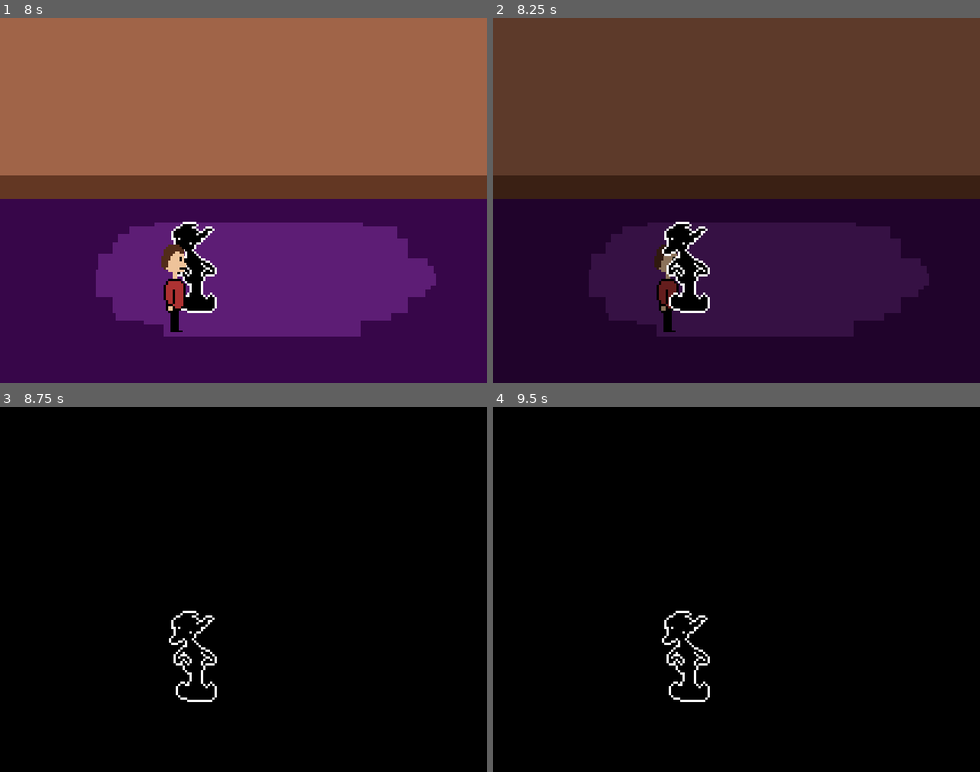
Above: before the commit, frames 1-4 (two rows, left to right).
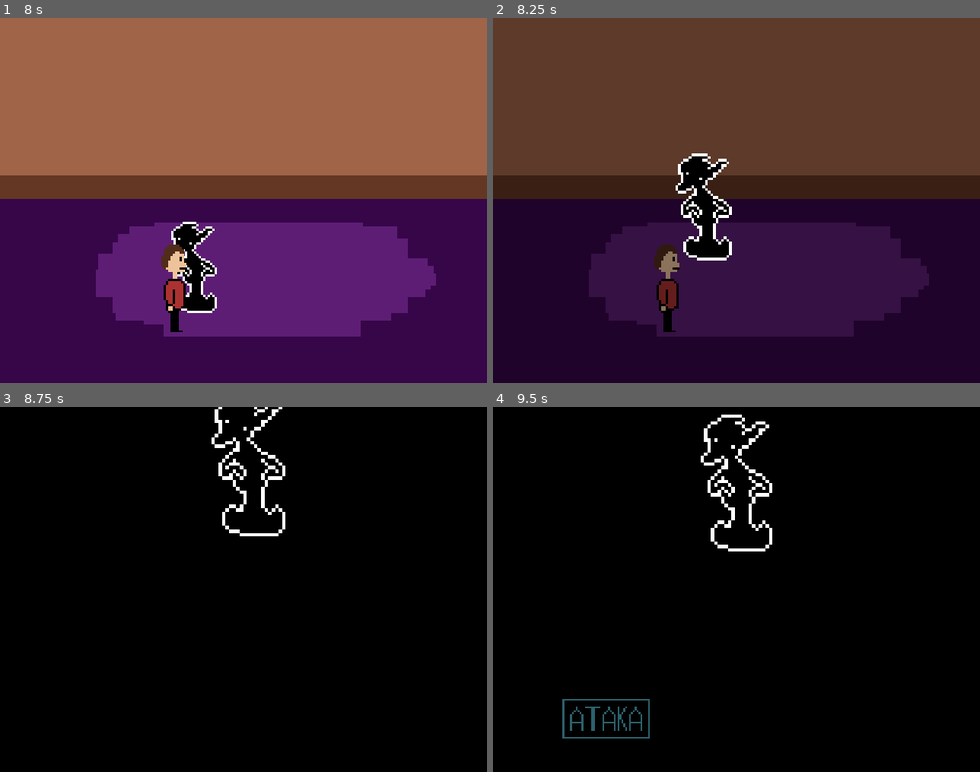
Above: after the commit, the same moments.

Repository: KaratiNOZ/GODOT-Prikol
Game: Godot game, scene res://scenes/home_bedroom.tscn
The game is run twice, just before and just after one commit, with the same random seed, the same clock (stepped at 60 frames per second) and the same inputs.
Inputs:
- Up to frame 1 (8 s): tap Enter at 0.5, 2, 5.75 s; hold Z (Z) 0.53-1.28 s; hold Up (arrow_up) 0.53-2.03 s; tap Space at 1.25, 3.5 s; tap Z (Z) every 1.5 s from 1.35 to 7.35 s; hold Z (Z) 2.03-2.78 s; hold Left (arrow_left) 2.03-3.53 s; hold Down (arrow_down) 3.53-4.28 s; hold Z (Z) 3.53-4.28 s; hold Right (arrow_right) 4.28-5.03 s; hold Up (arrow_up) 5.03-5.78 s; hold Z (Z) 5.03-5.78 s; hold Right (arrow_right) from 5.78 s (still down); hold Z (Z) 6.53-7.28 s
- Up to frame 2 (8.25 s): release Right (arrow_right) at 8.03 s; hold Down (arrow_down) from 8.03 s (still down); hold Z (Z) from 8.03 s (still down)
- Up to frame 3 (8.75 s): keep holding Down (arrow_down); keep holding Z (Z)
- Up to frame 4 (9.5 s): release Down (arrow_down) at 8.78 s; release Z (Z) at 8.78 s; hold Left (arrow_left) from 8.78 s (still down); tap Z (Z) at 8.85 s

Frame 1 is identical in both runs. In frame 2, 3.4% of the frame differs, in the area x 34-50%, y 37-81%; in frame 3, 1.4%; in frame 4, 2.0%.

Commit message:
eee

Diff:
--- a/scenes/test_enemy.gd
+++ b/scenes/test_enemy.gd
@@ -1,56 +1,150 @@
 extends CharacterBody2D
 
-# Всё что связано с энеми
-var ENEMY = self
-var ENEMY_HP = 1500
-var ENEMY_WALK_SPEED = 90
-
-var IS_CHASING = false
-
-
-# Всё что связано с врагом
-var player = null
-var in_fight = false
+# --- ПЕРЕМЕННЫЕ ВРАГА --- #
+var ENEMY = self                              # Ссылка на самого себя
+var ENEMY_HP: int = 1500                      # Здоровье врага
+var ENEMY_WALK_SPEED: int = 90                # Скорость передвижения врага
+
+var IS_CHASING: bool = false                  # Преследует ли враг игрока
+var ENEMY_SPRITE_GET_DAMAGE: bool = false     # Получает ли враг урон в данный момент
+var ENEMY_TWEEN: Tween                        # Твин для анимации движения врага
+
+# --- ПЕРЕМЕННЫЕ UI --- #
+var fight_background: ColorRect = null        # Задний фон боя
+var frame_parent: Node2D = null               # Родительский узел для рамки диалога
+var frame: Panel = null                       # Рамка для текста диалога
+var buttons: Array[Sprite2D] = []             # Массив кнопок интерфейса
+var hp_sprite: Sprite2D = null                # Спрайт здоровья игрока
+var _player_choice: int = 0                   # Выбор игрока в меню
+var label: Label = null                       # Лейбл для отображения текста
+var monologue_data = {}                       # Данные монологов из JSON файла
+var monologue: int = 0                        # Текущий индекс монолога
+
+# --- ПЕРЕМЕННЫЕ ИГРОКА --- #
+var player = null                             # Ссылка на игрока
+var in_fight: bool = false                    # Находится ли игрок в бою
+var player_turn: bool = false                 # Ход игрока или врага
+var player_choice: int = 0
 
 func _ready() -> void:
-	player = get_tree().current_scene.get_node("player") # Получаем игрока
-	$area_vision.body_entered.connect(_on_body_entered)  # Если игрок зашел в зону видимости
-	$area_vision.body_exited.connect(_on_body_exited)    # Если игрок вышел из зоны видимости
-
-# --- Сигналы для Area2D --- #
+	player = get_tree().current_scene.get_node("player") # Получаем ссылку на игрока
+	$area_vision.body_entered.connect(_on_body_entered)  # Подключаем сигнал входа в зону видимости
+	$area_vision.body_exited.connect(_on_body_exited)    # Подключаем сигнал выхода из зоны видимости
+
+# --- ОБРАБОТЧИКИ СИГНАЛОВ AREA2D --- #
 func _on_body_entered(body):
-	IS_CHASING = true
+	IS_CHASING = true                         # Начинаем преследование игрока
 
 func _on_body_exited(body):
-	IS_CHASING = false
-# --- ================== --- #
-
-# Для работы с физикой
+	IS_CHASING = false                        # Прекращаем преследование игрока
+
+func load_monologue():
+	var file = FileAccess.open("res://src/dialoges/testEnemy.json", FileAccess.READ) # Открываем JSON файл с диалогами
+	if file:
+		var json_string = file.get_as_text()  # Читаем содержимое файла
+		file.close()                          # Закрываем файл
+		var json = JSON.new()                 # Создаём парсер JSON
+		var parse_result = json.parse(json_string) # Парсим JSON строку
+		if parse_result == OK:
+			monologue_data = json.data        # Сохраняем данные диалогов
+		else:
+			print("Ошибка парсинга JSON: ", json.get_error_message())
+			monologue_data = {}               # Устанавливаем пустые данные при ошибке
+	else:
+		print("Не удалось открыть файл res://src/dialoges/testEnemy.json")
+		monologue_data = {}                   # Устанавливаем пустые данные при ошибке
+
 func _physics_process(delta: float) -> void:
-	if not IS_CHASING or in_fight:
-		return
-
-	var dir = (player.position - position).normalized()
-	var collision = move_and_collide(dir * ENEMY_WALK_SPEED * delta)
-
-	if collision and collision.get_collider() == player:
-		in_fight = true
-		IS_CHASING = false
-		global_vars.can_move = false
-		await get_tree().create_timer(0.2).timeout
-		setup_fight()
+	if not IS_CHASING or in_fight:            # Если не преследуем или в бою
+		return                                # Прекращаем обработку движения
+
+	var dir = (player.position - position).normalized() # Вычисляем направление к игроку
+	var collision = move_and_collide(dir * ENEMY_WALK_SPEED * delta) # Двигаемся в сторону игрока
+
+	if collision and collision.get_collider() == player: # Если столкнулись с игроком
+		in_fight = true                       # Начинаем бой
+		IS_CHASING = false                    # Прекращаем преследование
+		global_vars.can_move = false          # Блокируем движение игрока
+		await get_tree().create_timer(0.2).timeout # Небольшая задержка
+		setup_fight()                         # Запускаем настройку боевого экрана
 
 func _process(delta: float) -> void:
-	# Нужно чтобы было ощущение 3D 0_o
-	if not in_fight:
-		if global_vars.player_y > position.y + 5:
-			self.z_index = 0              # <- 100% надо юзать self, иначе работать не будет!!!!!!!!!!!!!!!!!!!!!!!!!!!!!!
+	if not in_fight:                          # Если не в бою
+		if global_vars.player_y > position.y + 5: # Если игрок ниже врага
+			self.z_index = 0                  # Враг позади игрока
 		else:
-			self.z_index = 1              # <- тоже
+			self.z_index = 1                  # Враг перед игроком
+
+	# --- ВО ВРЕМЯ БОЯ И НЕ ТОЛЬКО --- #
+	if in_fight:
+		match global_vars.player_hp:
+			2:
+				hp_sprite.texture = load("res://assets/sprites/hp_2_3.png")   # Изменяем спрайт на хп  2 / 3
+			1:
+				hp_sprite.texture = load("res://assets/sprites/hp_1_3.png")   # Изменяем спрайт на хп  1 / 3
+			_:
+				print("Здоровье игрока не является числом")    # Принт на случай ошибок
+
+	# --- ПЕРЕКЛЮЧЕНИЕ КНОПОК --- #
+	if in_fight and player_turn:
+		if Input.is_action_just_pressed("arrow_right"):
+			player_choice = 1
+			buttons[1].texture = load("res://assets/sprites/run_active.png")
+			buttons[0].texture = load("res://assets/sprites/attack_non_active.png")
+		elif Input.is_action_just_pressed("arrow_left"):
+			player_choice = 0
+			buttons[0].texture = load("res://assets/sprites/attack_active.png")
+			buttons[1].texture = load("res://assets/sprites/run_non_active.png")
+		if player_choice == 1 and Input.is_action_just_pressed("Z"):
+			get_tree().quit()
+
+
+func animate_sprite(sprite: AnimatedSprite2D) -> void:
+	if not ENEMY_SPRITE_GET_DAMAGE:           # Если враг не получает урон
+		var sprite_center = sprite.position   # Центральная позиция спрайта
+		var A = 10                            # Амплитуда по X (ширина восьмерки)
+		var B = 5                             # Амплитуда по Y (высота восьмерки)
+
+		ENEMY_TWEEN = create_tween()          # Создаём твин для анимации
+		ENEMY_TWEEN.set_loops()               # Зацикливаем анимацию
+
+		# Анимируем параметр времени от 0 до 1 за 3 секунды
+		ENEMY_TWEEN.tween_method(
+			func(progress):
+				# Преобразуем прогресс (0-1) в параметр t
+				var t = progress * 2 * PI
+
+				# Вычисляем смещение по формуле восьмерки
+				var offset_x = A * sin(t)
+				var offset_y = B * sin(2 * t)
+
+				sprite.position = sprite_center + Vector2(offset_x, offset_y), # Применяем смещение
+			0.0,                              # Начальное значение прогресса
+			1.0,                              # Конечное значение прогресса
+			3.0                               # Время анимации в секундах
+		).set_trans(Tween.TRANS_LINEAR)       # Линейная интерполяция
+
+		random_sprite(sprite)                 # Запускаем случайную смену анимаций спрайта
+
+func random_sprite(sprite: AnimatedSprite2D):
+	var delay = randi_range(3, 6)             # Случайная задержка от 3 до 6 секунд
+	var next_sprite = randi_range(1, 3)       # Случайный номер анимации от 1 до 3
+
+	var timer = get_tree().create_timer(delay) # Создаём таймер с задержкой
+	timer.timeout.connect(func():
+		match next_sprite:                    # Выбираем анимацию по номеру
+			1: sprite.play("1")               # Воспроизводим анимацию "1"
+			2: sprite.play("2")               # Воспроизводим анимацию "2"
+			3: sprite.play("3")               # Воспроизводим анимацию "3"
+		random_sprite(sprite)                 # Рекурсивно запускаем следующую смену
+		)
 
 func setup_fight() -> void:
-	var fight_background = ColorRect.new()               # Создание задника
-	get_tree().current_scene.add_child(fight_background) # Сразу добавляем его в сцену или уже другими словами добавляем в узел home_living который вот слева тут, в левом верхнем углу его можно видеть если ты открыл эту сцену через Godot Engine Stable Win64 . ExE
+	# --- ЗАДНИК --- #
+
+	fight_background = ColorRect.new()                    # Создание задника
+	get_tree().current_scene.add_child(fight_background)  # Сразу добавление его в сцену
+	ENEMY.z_index = 2                                     # Заранее делаем его выше заднего фона
 
 	# Настройка задника
 	fight_background.color = Color.BLACK       # Цвет заливки
@@ -59,8 +153,159 @@
 	fight_background.size = Vector2(640, 480)  # задаём размер
 	fight_background.position = Vector2(0, 0)  # задаём позицию
 
+	# Целевые координаты позиции и размера для спрайта врага во время боя
+	var target_enemy_pos = Vector2(320, 100)
+	var target_enemy_scale = Vector2(1.5, 1.5)
+
 	# Создаем твин для управлением анимации
 	var tween = create_tween()
-	tween.tween_property(fight_background,   "modulate:a",     1.0,         0.2) # Изменяем прозрачность за 0.2 секунды
-						# ^ это цель        это параметр     значение    это время
-	ENEMY.z_index = 2
+	tween.tween_property(fight_background, "modulate:a",   1.0,       0.2) # Изменяем прозрачность за 0.2 секунды
+						# Цель               свойство    значение    время
+	tween.parallel().tween_property(ENEMY, "position", target_enemy_pos, 1.0).set_trans(Tween.TRANS_BACK).set_ease(Tween.EASE_OUT)  # Изменяем позицию врага, чтобы он был сверху и был виден во время боя
+	tween.parallel().tween_property(ENEMY, "scale", target_enemy_scale, 1.0).set_trans(Tween.TRANS_BACK).set_ease(Tween.EASE_OUT)   # Изменяем размер врага, чтобы его было видно
+
+
+	# --- UI ИГРОКА --- #
+
+
+	# Инициализация кнопок
+	buttons.resize(4)
+
+	# Кнопки атаки не активная
+	buttons[0] = Sprite2D.new()                                             # Тип объекта
+	buttons[0].texture = load("res://assets/sprites/attack_non_active.png") # Путь до текстуры
+	buttons[0].position = Vector2(-100, 410)                                # Изначальные координаты кнопки
+	buttons[0].scale = Vector2(2.5, 2.5)                                    # Размер кнопки
+	fight_background.add_child(buttons[0])                                  # Добавляем его как дочерний элемент задника
+
+	# Кнопки побега не активная
+	buttons[1] = Sprite2D.new()                                             # Тип объекта
+	buttons[1].texture = load("res://assets/sprites/run_non_active.png")    # Путь до текстуры
+	buttons[1].position = Vector2(700, 410)                                 # Изначальные координаты кнопки
+	buttons[1].scale = Vector2(2.5, 2.5)                                    # Размер кнопки
+	fight_background.add_child(buttons[1])                                  # Добавляем его как дочерний элемент задника
+
+	# Здоровье игрока
+	hp_sprite = Sprite2D.new()                                              # Тип объекта
+	hp_sprite.texture = load("res://assets/sprites/hp_3_3.png")             # Путь до текстуры
+	hp_sprite.position = Vector2(320, 500)                                  # Изначальные координаты элемента
+	hp_sprite.scale = Vector2(1, 1)                                         # Размер элемента
+	fight_background.add_child(hp_sprite)                                   # Добавляем его как дочерний элемент задника
+
+
+	# Рамка для боя и монологов (я хз как её ещё назвать)
+	frame_parent = Node2D.new()                                             # Создаём родитель для рамки, чтобы было проще управлять
+	frame_parent.position = Vector2(320, 270)                               # Устанавлием позицию для родителя
+	fight_background.add_child(frame_parent)                                # Добавляем его как дочерний элемент задника
+
+	frame = Panel.new()                                                     # Тип объекта
+	frame.z_index = 3                                                       # Делаем z индекс выше чем индекс врага, чтобы враг не перекрывал рамку
+	frame.modulate.a = 0.0                                                  # Начальная прозрачность
+	frame.size = Vector2(435, 180)                                          # Размер рамки
+
+	var frame_style = StyleBoxFlat.new()                                    # Создаем стиль для рамки, чтобы залить и настроить края рамки
+	frame_style.bg_color = Color.BLACK                                      # Цвет заливки рамки
+	frame_style.border_color = Color.WHITE                                  # Цвет граней рамки
+	frame_style.border_width_left =   5                                     # Размер каждой грани рамки
+	frame_style.border_width_right =  5
+	frame_style.border_width_top =    5
+	frame_style.border_width_bottom = 5
+	frame.add_theme_stylebox_override("panel", frame_style)                 # Присвоение стиля для рамки
+
+	frame_parent.add_child(frame)                                           # Добавляем рамку в родителя-рамку
+	frame.position = -frame.size / 2                                        # Центрируем относительно родителя
+
+	# Анимция для появления элементов
+	tween.tween_property(buttons[0], "position", Vector2(160, 410), 1.0).set_trans(Tween.TRANS_BACK).set_ease(Tween.EASE_OUT)
+	tween.tween_property(buttons[1], "position", Vector2(480, 410), 1.0).set_trans(Tween.TRANS_BACK).set_ease(Tween.EASE_OUT)
+	tween.tween_property(hp_sprite, "position", Vector2(320, 410), 1.0).set_trans(Tween.TRANS_BACK).set_ease(Tween.EASE_OUT)
+	tween.tween_property(frame, "modulate:a", 1.0, 1.0).set_trans(Tween.TRANS_LINEAR)
+
+	tween.tween_callback(func() -> void:                 # Ждём окончание всех твинов и только тогда запускаем
+		animate_sprite(ENEMY.get_node("enemy_texture"))  # Передаём текстуру врага
+		setup_text()                                     # Настраиваем текст диалога
+		player_turn = true                               # Игра начинается
+	)
+
+func setup_text() -> void:
+	label = Label.new()                         # Создание лейбла для текста
+	frame_parent.add_child(label)               # Добавляем в родительскую рамку
+
+	# Отступы для текста
+	var left_margin   = 20                      # Отступ слева
+	var right_margin  = 20                      # Отступ справа
+	var top_margin    = 10                      # Отступ сверху
+	var bottom_margin = 20                      # Отступ снизу
+
+	# Позиционируем и изменяем размер с учетом отступов
+	label.position = -Vector2(frame.size.x / 2 - left_margin, frame.size.y / 2 - top_margin) # Позиция с учетом отступов
+	label.size = Vector2(frame.size.x - left_margin - right_margin, frame.size.y - top_margin - bottom_margin) # Размер с учетом отступов
+	label.z_index = 4                           # Делаем поверх рамки, чтоб видно было
+	label.autowrap_mode = TextServer.AUTOWRAP_WORD_SMART  # Перенос слов
+
+	# Настраиваем внешний вид текста
+	label.add_theme_font_size_override("font_size", 20)           # Размер шрифта
+	label.add_theme_color_override("font_color", Color.WHITE)     # Цвет текста
+	label.horizontal_alignment = HORIZONTAL_ALIGNMENT_LEFT        # Выравнивание по левому краю
+	label.vertical_alignment = VERTICAL_ALIGNMENT_TOP             # Выравнивание по верхнему краю
+	label.visible_ratio = 0.0                   # Изначально текст скрыт
+
+	# Загружаем и показываем первый монолог
+	load_monologue()                            # Загружаем данные диалогов
+	show_next_monologue()                       # Показываем первый монолог
+
+func show_next_monologue():
+	# Загружаем данные, если еще не загружены
+	if monologue_data.is_empty():               # Если данные не загружены
+		load_monologue()                        # Загружаем их
+
+	var text_to_show = ""                       # Текст для отображения
+
+	# Если monologue <= 10, показываем последовательно
+	if monologue <= 10:                         # Если индекс меньше или равен 10
+		# Ищем текст с нужным id
+		for dialogue in monologue_data["test_enemy"]: # Перебираем все диалоги
+			if dialogue["id"] == monologue:     # Если нашли нужный id
+				text_to_show = dialogue["text"] # Сохраняем текст
+				break                           # Прерываем поиск
+
+		# Увеличиваем счетчик для следующего раза
+		monologue += 1                          # Переходим к следующему монологу
+		print("Showing monologue id: ", monologue - 1, " Next will be: ", monologue)
+	else:
+		# После id 10 выбираем случайный текст
+		var random_index = randi_range(0, monologue_data["test_enemy"].size() - 1) # Случайный индекс
+		text_to_show = monologue_data["test_enemy"][random_index]["text"] # Случайный текст
+		print("Showing random monologue: ", monologue_data["test_enemy"][random_index]["id"])
+
+	# Если текст найден, запускаем анимацию печатания
+	if text_to_show != "":                      # Если текст не пустой
+		start_typing_animation(text_to_show)    # Запускаем анимацию печатания
+	else:
+		print("Текст с id ", monologue - 1, " не найден!")
+
+func start_typing_animation(text: String):
+	label.text = text                           # Устанавливаем текст в лейбл
+	label.visible_ratio = 0.0                   # Скрываем весь текст
+
+	# Останавливаем предыдущую анимацию, если она есть
+	if has_method("get_typing_tween") and get("typing_tween") != null: # Если есть активная анимация
+		var old_tween = get("typing_tween")     # Получаем старый твин
+		if is_instance_valid(old_tween):        # Если он валидный
+			old_tween.kill()                    # Останавливаем его
+
+	# Создаем новый tween для анимации
+	var typing_tween = create_tween()           # Создаём новый твин
+	set("typing_tween", typing_tween)           # Сохраняем ссылку на него
+
+	# Вычисляем общее время анимации
+	var total_time = text.length() * 0.03       # Время = количество символов * 0.03 секунды
+
+	# Анимируем visible_ratio от 0 до 1
+	typing_tween.tween_property(label, "visible_ratio", 1.0, total_time).set_trans(Tween.TRANS_LINEAR) # Плавно показываем текст
+
+	# Callback для завершения анимации
+	typing_tween.tween_callback(func():
+		print("Typing animation finished")      # Выводим сообщение о завершении
+		set("typing_tween", null)               # Очищаем ссылку на твин
+	)
--- a/src/dialoges/testEnemy.json
+++ b/src/dialoges/testEnemy.json
@@ -1,8 +1,44 @@
 {
-	"test_enemy":[
+	"test_enemy": [
 		{
 			"id": 0,
 			"text": "Враг озадаченно смотрит на тебя"
+		},
+		{
+			"id": 1,
+			"text": "Враг смешно летает по синусу X и синусу Y.Для тебя это должно быть странно"
+		},
+		{
+			"id": 2,
+			"text": "Интересно, что у врага в голове в данный момент"
+		},
+		{
+			"id": 3,
+			"text": "Странное ощущение внутри. Это несварение?"
+		},
+		{
+			"id": 5,
+			"text": "Глаза врага смотрят тебе прямо в душу.Тебе захотелось поиграть в гляделки"
+		},
+		{
+			"id": 6,
+			"text": "Интересно, если враг умрёт, то тот из предыдущей комнаты заметит?"
+		},
+		{
+			"id": 7,
+			"text": "Тебе хочется свистеть, но ты не свистишь"
+		},
+		{
+			"id": 8,
+			"text": "Ля-ля-ля-ля-ля-ля-ля"
+		},
+		{
+			"id": 9,
+			"text": "Враг спрашивает тебя, знаешь ли ты ВАЙПЕРОВ?"
+		},
+		{
+			"id": 10,
+			"text": "Что-то происходит. Удивительно, что я это подметил для тебя"
 		}
 	]
 }
Binary file added: assets/sprites/tempasfsaf.png
Not shown, added: assets/sprites/tempasfsaf.png.import
Binary file added: assets/tempasfsaf.png
Not shown, added: assets/tempasfsaf.png.import
